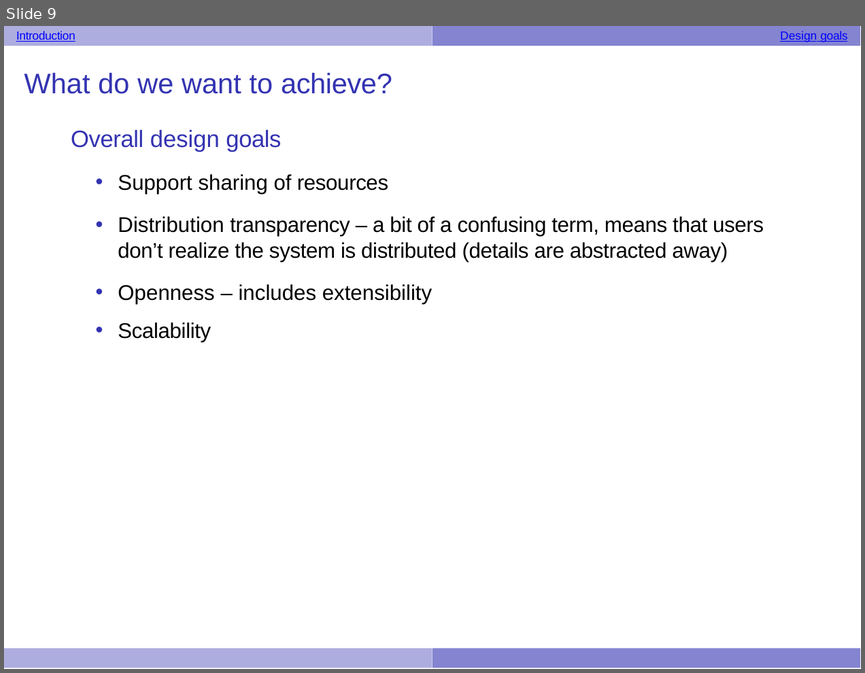
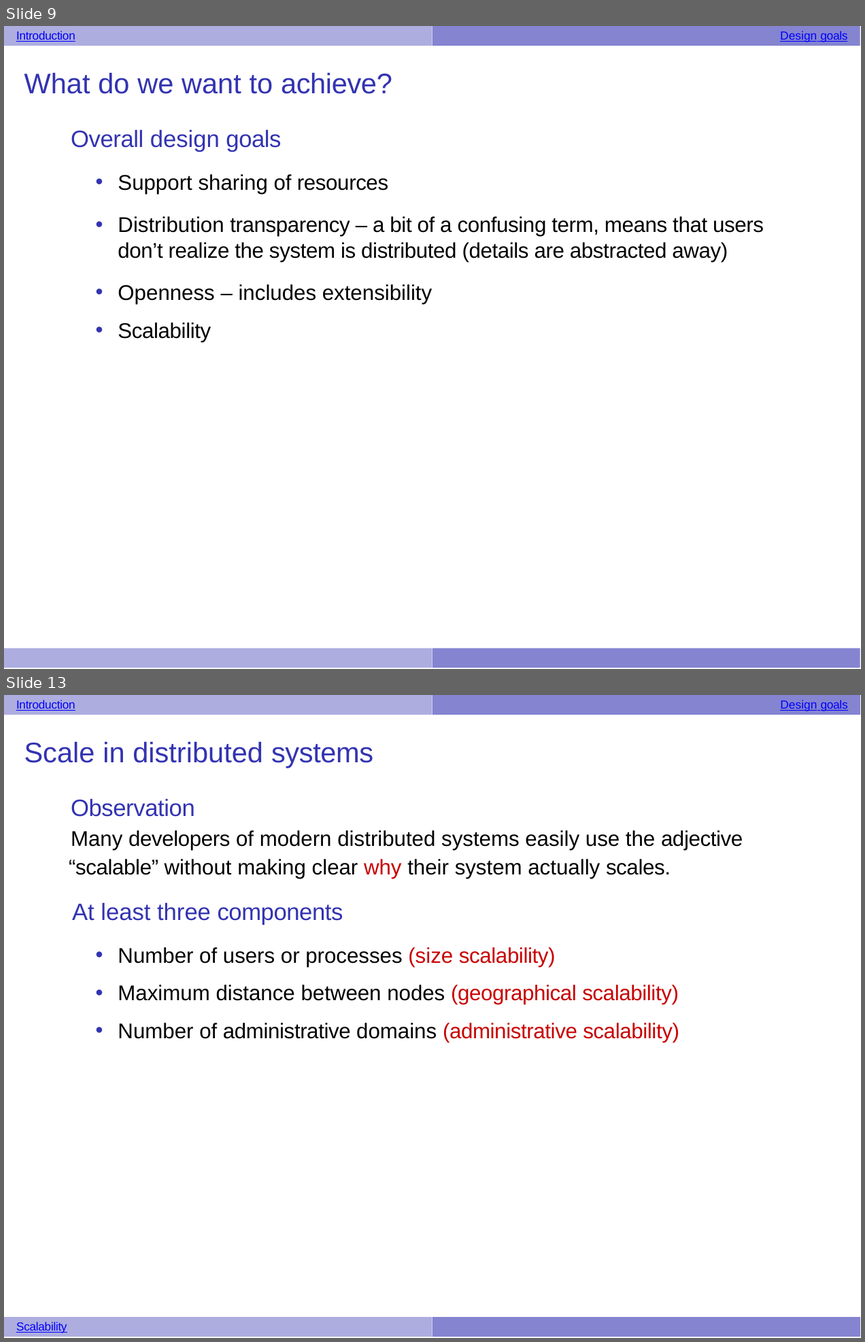
Before and after one commit to UVADS/distributed_computing, a slide deck: 02_rdds_and_running_cluster/01_intro_distributed_systems_apt.pptx. Shown one above the other, each under a label of ours: slide 9 before the commit, slides 9 and 13 after it; the slides between them are not shown. The pictures are 865x673 and 865x1342 pixels, drawn with LibreOffice and Linux fonts; fonts in the diff are those of the drawing. Boxes give left, top, right and bottom in pixels: in the first picture for what was removed or moved away, otherwise in the second. Text is boxed around its words. In the diff, an @@ line names an element or a change of style, - is before the commit and + after.

Commit message:
added to distributed systems deck

```diff
--- a/02_rdds_and_running_cluster/01_intro_distributed_systems_apt.pptx
+++ b/02_rdds_and_running_cluster/01_intro_distributed_systems_apt.pptx
@@ slide 13 added at (4, 695, 861, 1338), background #FFFFFF; not listed: 1 template element that a slide beside it also shows @@
@@ text added at (16, 700, 75, 711), 5 pt, text #0000FF, underline @@
+Introduction
@@ freeform shape added at (432, 695, 861, 715), fill #8484D1 @@
@@ text added at (780, 700, 848, 711), 5 pt, text #0000FF, underline @@
+Design goals
@@ text added at (24, 742, 742, 1042), 9 pt, text #000000 @@
+Scale in distributed systems
+Observation
+Many developers of modern distributed systems easily use the adjective “scalable” without making clear why their system actually scales.
+At least three components
+• Number of users or processes (size scalability)
+• Maximum distance between nodes (geographical scalability)
+• Number of administrative domains (administrative scalability)
@@ freeform shape added at (4, 1317, 432, 1338), fill #ADADE0 @@
@@ text added at (16, 1322, 67, 1334), 5 pt, text #0000FF, underline @@
+Scalability
@@ freeform shape added at (432, 1317, 861, 1338), fill #8484D1 @@
```
Also in this commit, not shown: 21 other slides added, 1 other file.
